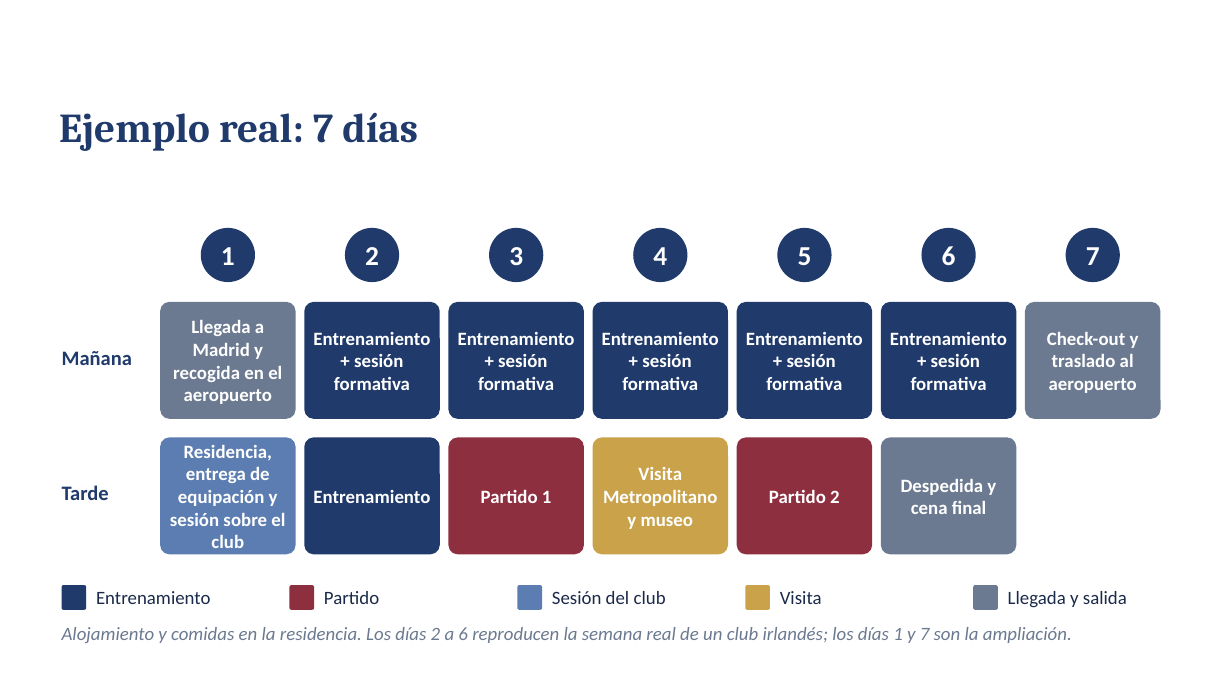
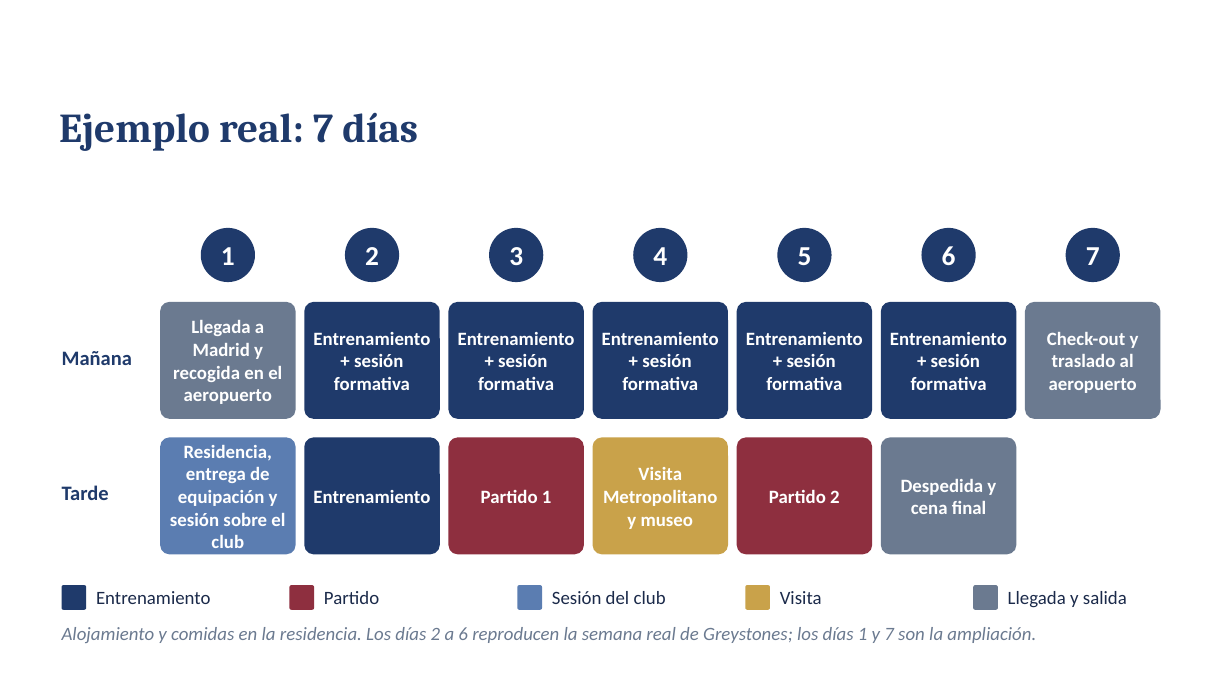
Before and after one commit to Joelmv10/always-up-os, a slide deck: slide 2 of 01-clients/propuestas/Always_Up_Propuesta_Grupos_Argentina_v5.pptx. Drawn at 1232x693 pixels with LibreOffice and Linux fonts; fonts in the diff are those of the drawing; background and template pictures are left out. Boxes give left, top, right and bottom in pixels: in the first picture for what was removed or moved away, otherwise in the second. Text is boxed around its words. In the diff, an @@ line names an element or a change of style, - is before the commit and + after.

```diff
--- a/01-clients/propuestas/Always_Up_Propuesta_Grupos_Argentina_v5.pptx
+++ b/01-clients/propuestas/Always_Up_Propuesta_Grupos_Argentina_v5.pptx
@@ text at (62, 627, 1036, 643): text changed @@
-Alojamiento y comidas en la residencia. Los días 2 a 6 reproducen la semana real de un club irlandés; los días 1 y 7 son la ampliación.
+Alojamiento y comidas en la residencia. Los días 2 a 6 reproducen la semana real de Greystones; los días 1 y 7 son la ampliación.
```
Also in this commit, not shown: 8 other files.
